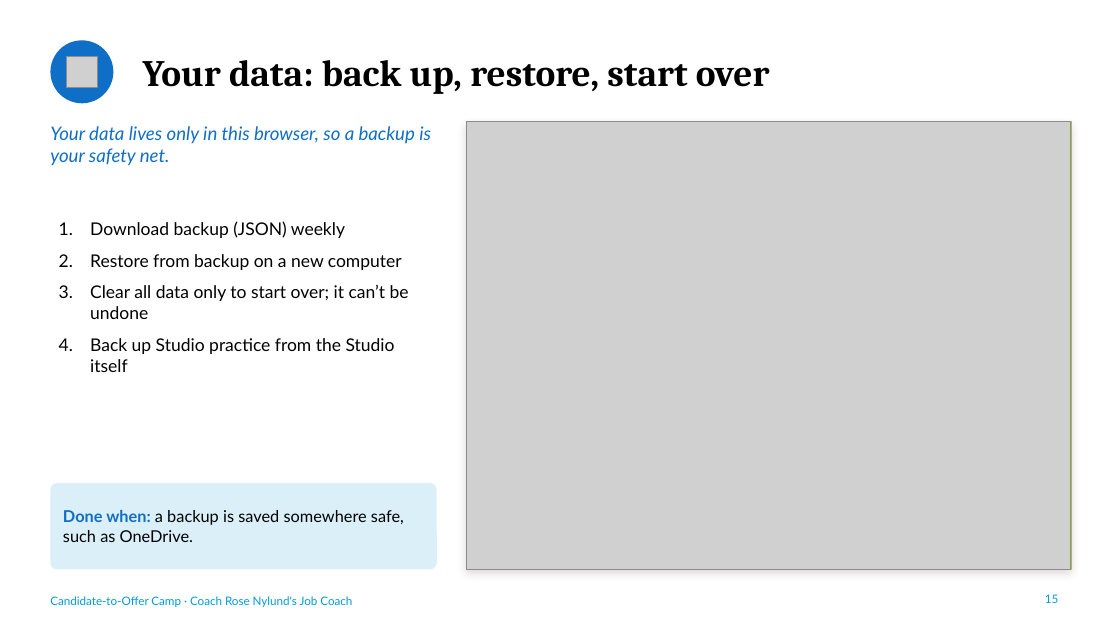
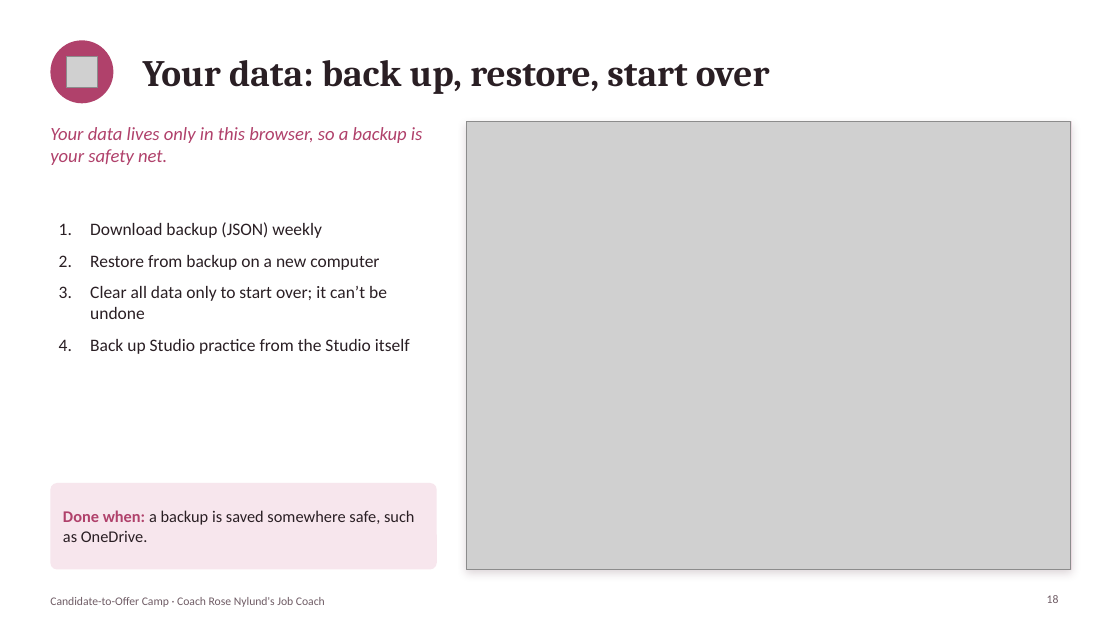
Before and after one commit to scaruana33-code/mock-interviews2, a slide deck: slide 18 of home/docs/Candidate-to-Offer-Camp-Guide-recording-script.ppsx (slide 15 before the commit). Drawn at 1120x630 pixels with LibreOffice and Linux fonts; fonts in the diff are those of the drawing; grey boxes stand for pictures. Boxes give left, top, right and bottom in pixels: in the first picture for what was removed or moved away, otherwise in the second. Text is boxed around its words. In the diff, an @@ line names an element or a change of style, - is before the commit and + after.

```diff
--- a/home/docs/Candidate-to-Offer-Camp-Guide-recording-script.ppsx
+++ b/home/docs/Candidate-to-Offer-Camp-Guide-recording-script.ppsx
@@ ellipse at box(50, 40, 113, 103): fill #0F6FC6 to #B0416B @@
@@ title "Your data: back up, restore, ..." at box(143, 60, 769, 94): text colour #000000 to #2A1F24 @@
@@ text "Your data lives only in ..." at box(50, 127, 423, 165): font Lato to Calibri, text colour #0F6FC6 to #B0416B @@
@@ rectangle at box(466, 122, 1071, 570): outline #A5C249 1 pt to #EAD9E0 1 pt @@
@@ text "Download backup (JSON) weekly" at box(90, 222, 410, 354): font Lato to Calibri, text colour #000000 to #2A1F24 @@
@@ rounded rectangle at box(50, 483, 437, 570): fill #DBEFF9 to #F7E6ED @@
@@ text "Done when: a backup is ..." at box(63, 510, 414, 542): font Lato to Calibri; text colour #0F6FC6 to #B0416B in "Done when:"; text colour #000000 to #2A1F24 in "a backup is saved somewhere safe, such ..." @@
@@ text "Candidate-to-Offer Camp · Coach Rose ..." at box(50, 597, 325, 607): font Lato to Calibri, text colour #009DD9 to #6F5C65 @@
@@ page number at box(1047, 595, 1059, 603): text changed; font Lato to Calibri; text colour #009DD9 to #6F5C65 @@
-15
+18
```
Also in this commit, not shown: 16 other slides changed, 3 slides added, 18 other files.
